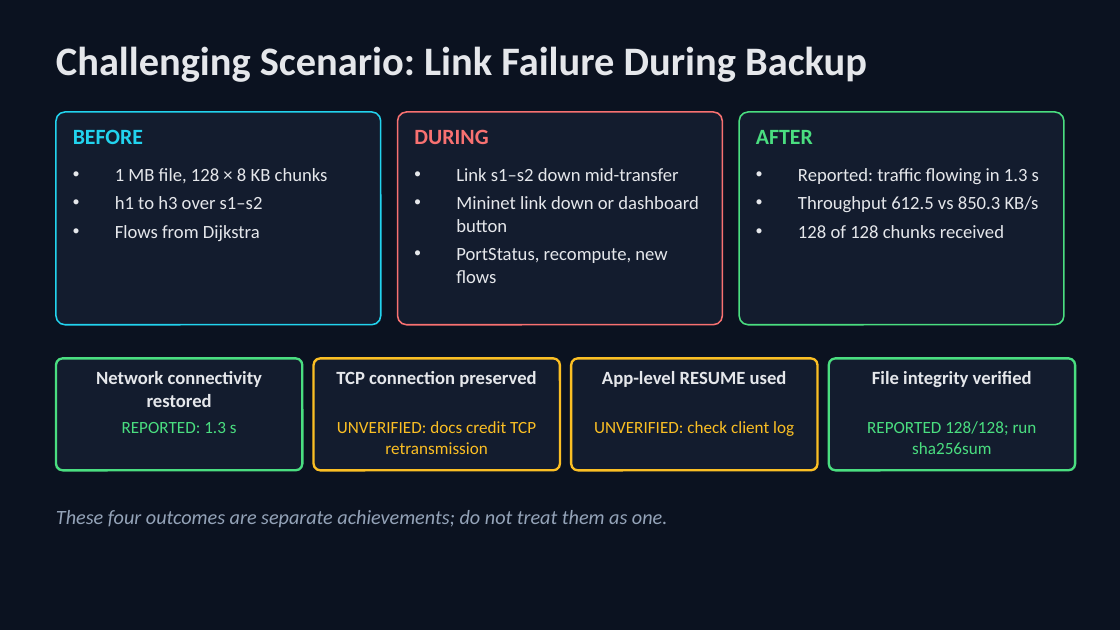
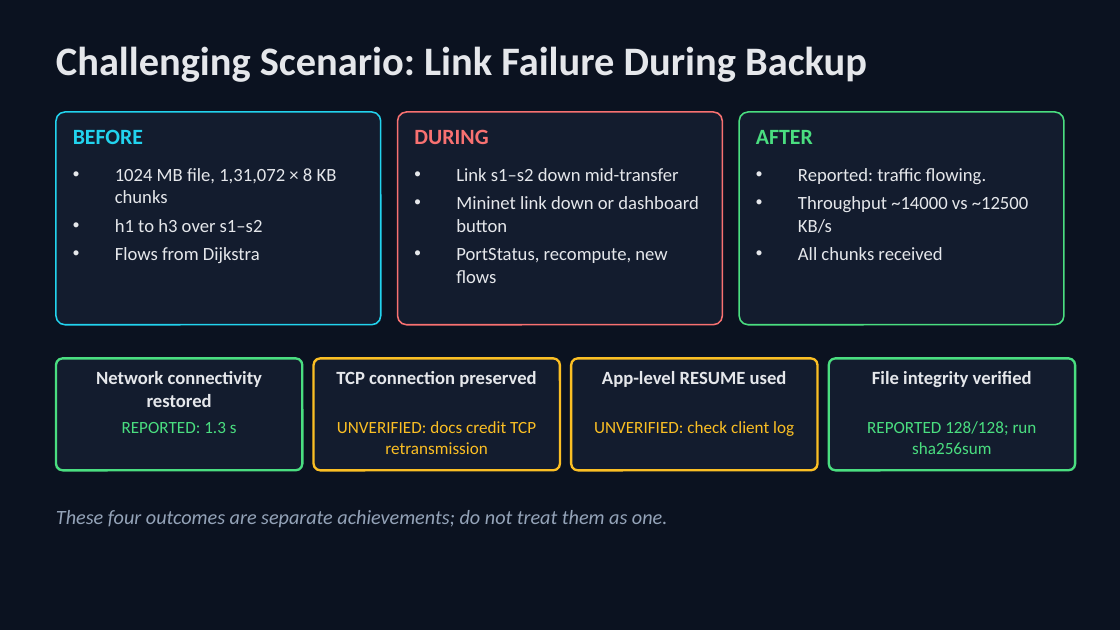
Before and after one commit to acrticsludge/CN-Mini, a slide deck: slide 11 of cn_d1_ppt_final.pptx. Drawn at 1120x630 pixels with LibreOffice and Linux fonts; fonts in the diff are those of the drawing. Boxes give left, top, right and bottom in pixels: in the first picture for what was removed or moved away, otherwise in the second. Text is boxed around its words. In the diff, an @@ line names an element or a change of style, - is before the commit and + after.

Commit message:
ppt update.

```diff
--- a/cn_d1_ppt_final.pptx
+++ b/cn_d1_ppt_final.pptx
@@ text at [115,168,337,203]: text changed @@
-• 1 MB file, 128 × 8 KB chunks
+• 1024 MB file, 1,31,072 × 8 KB chunks
@@ text at [798,168,1028,260]: text changed @@
-• Reported: traffic flowing in 1.3 s
-• Throughput 612.5 vs 850.3 KB/s
-• 128 of 128 chunks received
+• Reported: traffic flowing.
+• Throughput ~14000 vs ~12500 KB/s
+• All chunks received
```
Also in this commit, not shown: 1 other slide changed.
